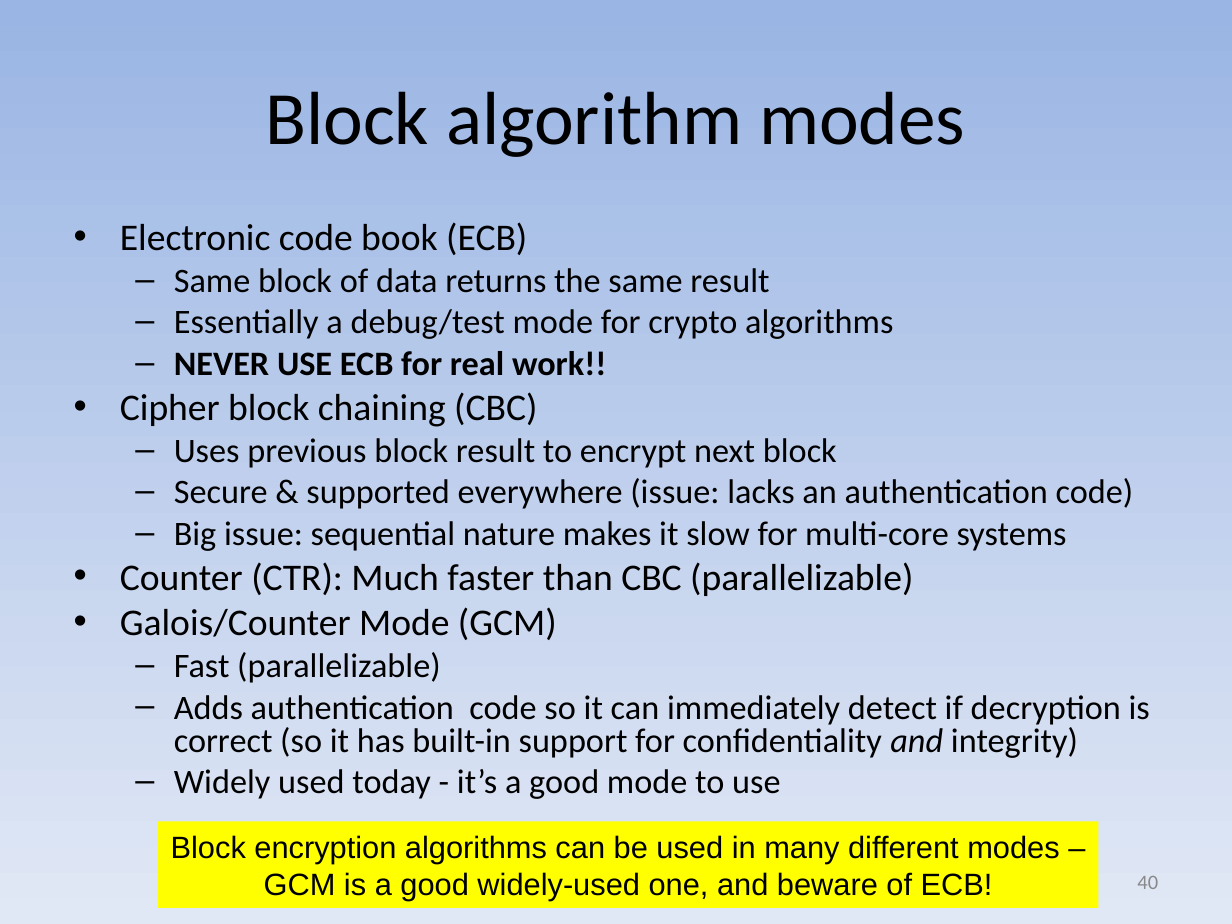
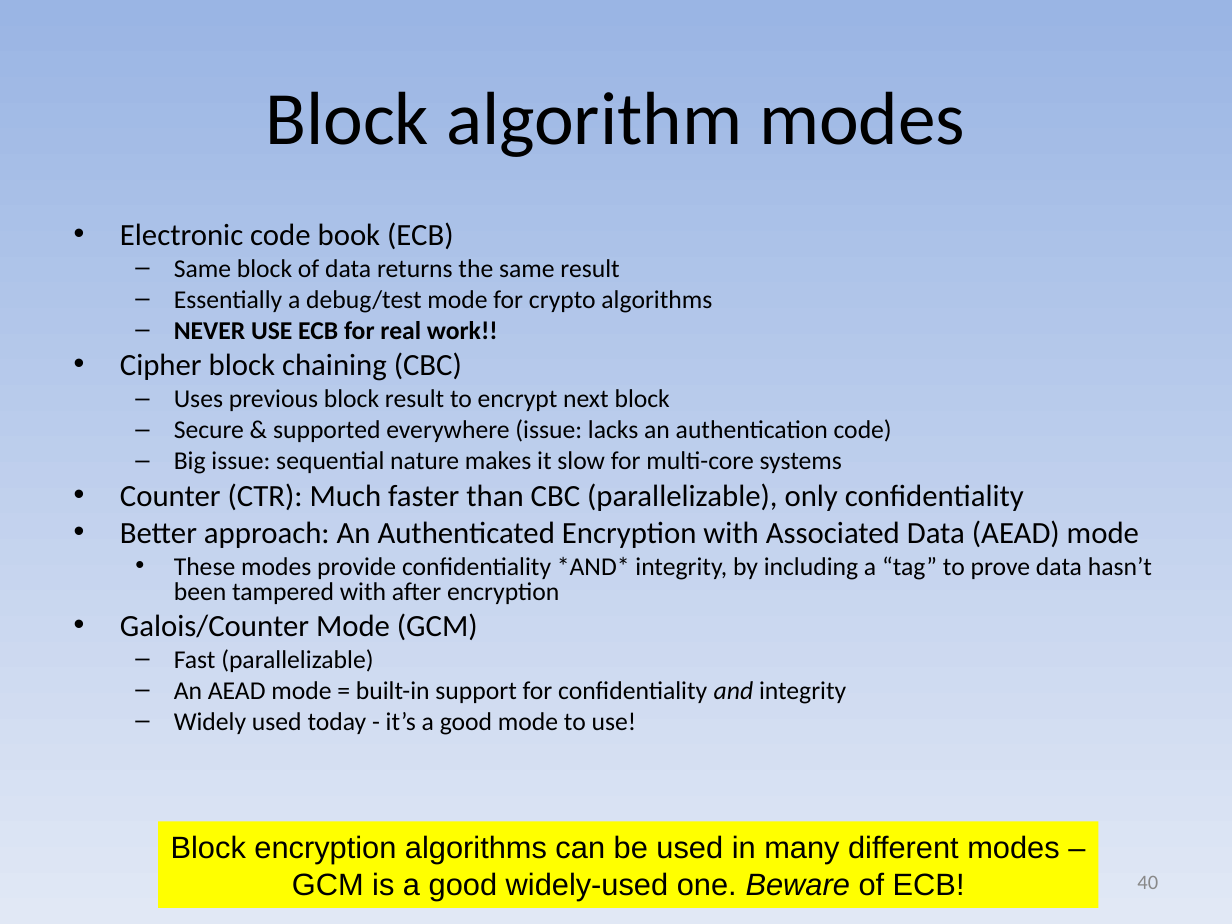
Before and after one commit to david-a-wheeler/david-a-wheeler.github.io, a slide deck: slide 40 of secure-class/presentations/Secure-Software-7-Cryptography.ppt. Drawn at 1232x924 pixels with LibreOffice and Linux fonts; fonts in the diff are those of the drawing. Boxes give left, top, right and bottom in pixels: in the first picture for what was removed or moved away, otherwise in the second. Text is boxed around its words. In the diff, an @@ line names an element or a change of style, - is before the commit and + after.

Commit message:
Update Crypto slides

```diff
--- a/secure-class/presentations/Secure-Software-7-Cryptography.ppt
+++ b/secure-class/presentations/Secure-Software-7-Cryptography.ppt
@@ text at box(120, 222, 892, 672): size 22 to 18 pt in "Electronic code book (ECB)", "Cipher block chaining (CBC)", "Galois/Counter Mode (GCM)"; size 20 to 15 pt in "Same block of data returns the same ...", "Essentially a debug/test mode for crypto algorithms", "NEVER USE ECB for real work!!", "Uses previous block result to encrypt next ..." and 3 more places; less space between paragraphs @@
@@ text at box(120, 483, 1152, 604): text changed; size 22 to 18 pt @@
-• Counter (CTR): Much faster than CBC (parallelizable)
+• Counter (CTR): Much faster than CBC (parallelizable), only confidentiality
+• Better approach: An Authenticated Encryption with Associated Data (AEAD) mode
+  • These modes provide confidentiality *AND* integrity, by including a “tag” to prove data hasn’t been tampered with after encryption
@@ text at box(174, 681, 846, 735): text changed; size 20 to 15 pt @@
-  – Adds authentication code so it can immediately detect if decryption is correct (so it has built-in support for confidentiality and integrity)
-  – Widely used today - it’s a good mode to use
+  – An AEAD mode = built-in support for confidentiality and integrity
+  – Widely used today - it’s a good mode to use!
@@ text in rectangle at box(292, 872, 965, 901): text changed @@
-GCM is a good widely-used one, and beware of ECB!
+GCM is a good widely-used one. Beware of ECB!
```
Also in this commit, not shown: 8 other slides changed, 3 slides added, 1 other file.
